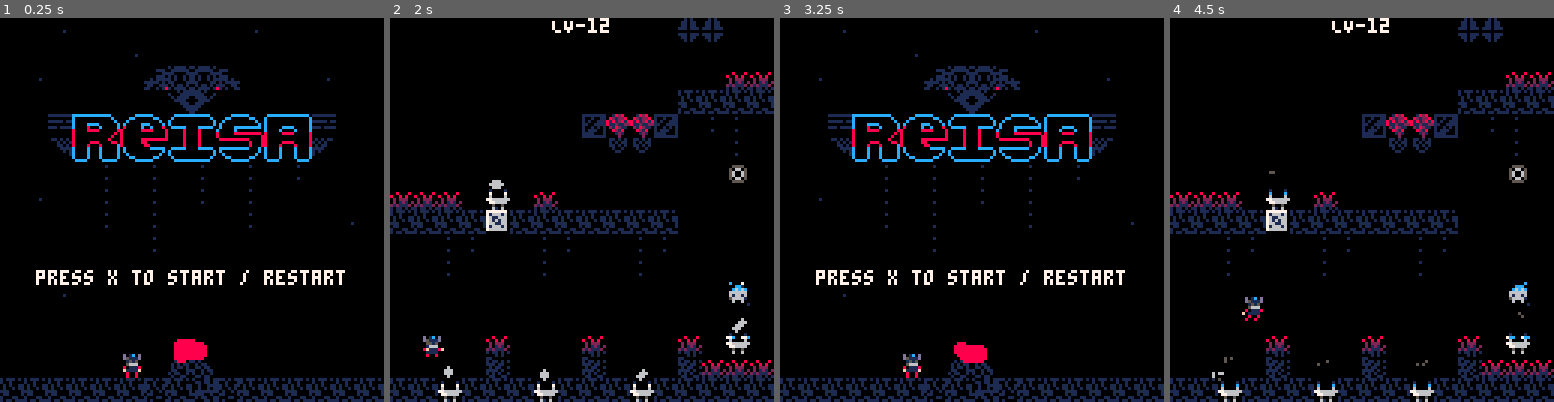
Above: before the commit, frames 1-4 (left to right).
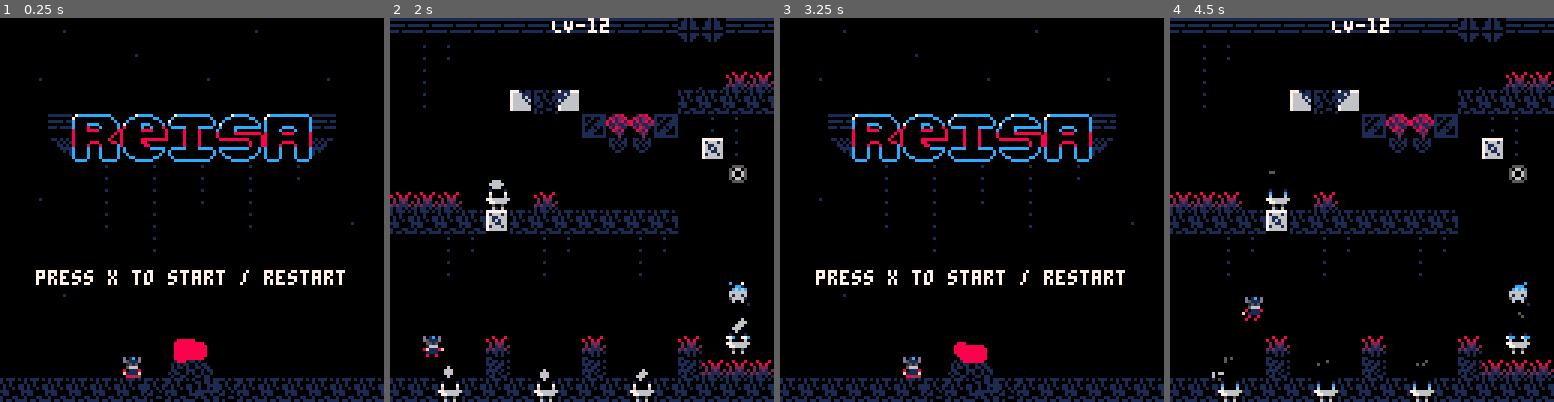
Above: after the commit, the same moments.

Repository: han-sen/pico-8-tests
Game: PICO-8 cartridge alkaline/platformer.p8
The game is run twice, just before and just after one commit, with the same random seed, the same clock (stepped at 60 frames per second) and the same inputs.
Inputs:
- Up to frame 1 (0.25 s): no input
- Up to frame 2 (2 s): tap X (X key) at 0.33, 1.07, 1.85 s; hold Right from 1.6 s (still down)
- Up to frame 3 (3.25 s): release Right at 2.1 s; hold Up 2.15-2.42 s; hold Right 2.47-3.03 s; tap X (X key) at 2.97 s; hold Left from 3.08 s (still down)
- Up to frame 4 (4.5 s): release Left at 3.58 s; hold Right from 4.02 s (still down); tap X (X key) at 4.08 s

The runs differ from the first frame. In frame 1, 1.4% of the frame differs, in the area x 18-71%, y 12-94%; in frame 2, 2.9%, in the area x 0-100%, y 0-37%; in frame 3, 1.4%; in frame 4, 2.9%.

Commit message:
finished level 12

Diff:
--- a/alkaline/platformer.p8
+++ b/alkaline/platformer.p8
@@ -81,14 +81,6 @@
 -- DEBUG OUTPUT
 function draw_debug()
 	print("LV-"..world.current_level, game_camera.cam_x + 54, game_camera.cam_y, 7)
-	-- print(fountains.loc[world.current_level].active, 128 * (world.current_level - 1), 20)
-	-- print(player.dx, 128 * (world.current_level - 1), 30)
-	-- print(#ghosts, 128 * (world.current_level - 1), 30)
-	-- print(#bullets, 128 * (world.current_level - 1), 30)
-	-- print(stat(0), 128 * (world.current_level - 1), 30)
-	-- print(stat(1), 128 * (world.current_level - 1), 40)
-	-- print(player.x, game_camera.cam_x, game_camera.cam_y + 16)
-	-- print(player.y, game_camera.cam_x, game_camera.cam_y + 32)
 end
 
 function update_game()
@@ -140,13 +132,13 @@
 0000ddd0766661107666666076666660766666600110000110001100010110010001101100000011110000005600006000080000556666600000000000011011
 0000000d000000000000000000000000000000000000000100001000100011011001000000000001100000006000000600000000000000000000000010010101
 0d01c0d00d01c0d00d01c0d0000000000d01c0d0000000000d01c0d00d01c0d00d01c0d00d01c0d000000000000000000d01c0d0000000000000000000000000
-0d5111d00d5111d00d5111d00d01c0d00d5111d00d01c0d00d5111d00d5111d00d5111d00d5111d00d0c00d00d00c0d00d5111d0000000000000000000000000
-0015150000151500001515000d5111d0001515000d5111d0001515000015150000151500001515000d1111d00d1111d000151500000000000000000000000000
-00566600005666000056660000551500005666000055150000566600005666000056660000566600005151000015150000566600000000000000000000000000
-08011180080111800801118000166600080111800016660008011180080111800801118008011180006665000056660008011180000000000000000000000000
-0f1111f000f111000f1111f008f1118ff011110008f1118f0f1111f000f111000f1111f00f1111f008011180080111800f1111f0000000000000000000000000
-008008000008020000200800001111000080080000111100008008000008020000200800008008000f1111f00f1111f000800800000000000000000000000000
-00800800000802000020080000800800080080000080080000200800000802000020080000800800008008000080080000800800000000000000000000000000
+0d5111d00d5111d00d5111d00d01c0d00d5111d00d01c0d00d5111d00d5111d00d5111d00d5111d00d0c00d00d00c0d00d5111d00d01c0d00000000000000000
+0015150000151500001515000d5111d0001515000d5111d0001515000015150000151500001515000d1111d00d1111d0001515000d5111d00000000000000000
+00566600005666000056660000551500005666000055150000566600005666000056660000566600005151000015150000566600001515000000000000000000
+08011180080111800801118000166600080111800016660008011180080111800801118008011180006665000056660008011180005666000000000000000000
+0f1111f000f111000f1111f008f1118ff011110008f1118f0f1111f000f111000f1111f00f1111f008011180080111800f1111f0080111800000000000000000
+008008000008020000200800001111000080080000111100008008000008020000200800008008000f1111f00f1111f0008008000f1111f00000000000000000
+00800800000802000020080000800800080080000080080000200800000802000020080000800800008008000080080000800800008858500000000000000000
 00000000000000000000000000000000000000000000000000000000000000000000000000000000000000000000000000000000000000000000000000000000
 00000000000000000000000000000000000000000000000000000000000000000000000000000000000000000000000000000000000000000000000000000000
 00000000000000000000000000000000000000000000000000000000000000000000000000000000000000000000000000000000000000000000000000000000
@@ -203,10 +195,10 @@
 00100001111001000000000000000000000000000000000000000000000000000000000000000000000000000000000000000000000000000000000000000000
 00011001100110000000000000000000000000000000000000000000000000000000000000000000000000000000000000000000000000000000000000000000
 00000111111000000000000000000000000000000000000000000000000000000000000000000000000000000000000000000000000000000000000000000000
-ccccccccccccc00000000cccccc0000000cccccccccccc0000000cccccc000000cccccccccccccc0000000000000000000000000000000000000000000000000
-c000000000000c00000cc000000cc0000c000000000000c0000cc000000cc000c00000000000000c000000000000000000000000000000000000000000000000
-c0000000000000c000c0000000000c00c00000000000000c00c0000000000c00c00000000000000c000000000000000000000000000000000000000000000000
-c0000cccc000000c0c00000ccc0000c0c00000000000000c0c000000000000c0c00000000000000c000000000000000000000000000000000000000000000000
+07ccccccccccc000000007ccccc00000007ccccccccccc00000007ccccc0000007ccccccccccccc0000000000000000000000000000000000000000000000000
+7000000000000c00000cc000000cc0000c000000000000c0000cc000000cc000700000000000000c000000000000000000000000000000000000000000000000
+c0000000000000c000c0000000000c00700000000000000c00c0000000000c00c00000000000000c000000000000000000000000000000000000000000000000
+c0000cccc000000c0700000ccc0000c0c00000000000000c07000000000000c0c00000000000000c000000000000000000000000000000000000000000000000
 c00008000c00000c0800000c00c000800ccccc0000ccccc00c0000ccccccccc0c00000cccc00000c000000000000000000000000000000000000000000000000
 800008888000000880000008888000080000080000800000c00000c000000000c0000c0000c0000c000000000000000000000000000000000000000000000000
 80000000000000808000000000000008000008000080000080000088888888808000008888000008000000000000000000000000000000000000000000000000
@@ -239,12 +231,12 @@
 0e0e0e0e0e0e0e0e0e0e220e02020e22000000000000000000003432310a0a0a000000006400000300006400000000030a000000000a202020202020640000030a000000330000850000851c001c000a0000000d643f383f0d0d0d00000d00000a0000000a80810a000000000000000a00000000000000000000000000000000
 111211121112111211121112111211120a0a0a0a0a0a0a0a0a0a0a0a0a0a0a0a0a0a0a000c00000300000c00000000030a000000640a0a0a0a0a0a0a0a0a0a0a0a000034310000860202861c001c200a0000000d3f3f383f200d0d02020d00000a00000f3f90913f0f0000000000000a00000000010000000000000000000000
 0a0a0a0a0a0a0a0a0a0a0a0a0a0a0a0a0a0a0a0a0a0a0a0a0a0a0a0a0a0a0a0a0a0a0a202020202020202020202020200a0a0a0a0a0a0a0a0a0a0a0a0a0a0a0a0a11111111111111111111111111110a0a0a0a0a0a0a0a0a0a0a0a0a0a0a0a0a0b12123412121212331212121264120b0a0a0a0a0a0a0a0a0a0a0a0a0a0a0a64
-0a0a0a0a0a0a0a0a0a0a0e0e0a0a0a0a000000980a0f0f0a0a0f0f0a99000000878b0e8b8c22222222222222222222870000000000000000000000008e8e000000000000000000000000000000000000000000000000000000000000000000000000000000000000000000000000000000000d000000000000000d0000000000
-0a27283e0000000000390c0c3a00000a0000000d00000022220000000d000000870e0e9b2222002200002222220022870000000000000000000000000000000000000000000000000000000000000000000000000000000000000000000000000000000000000000000000000000000000000000000d00000000000000000000
-0a380a0000202020000002020000000a0d00000000000022220000000000000d878b8c2270000000710202710000008700000000000000000000000000002020000000000000000000000000000000000000000000000000000000000000000000000000000000000000000000000000000d00000000131b1b140000000d0000
-0a0a0a00008d8d8d000012120000000a00000000000d121212120d0000000000879b2270000000000c92920c000021870000000000000000000000000a0a0a0a00000000000000000000000000000000000000000000000000000000000000000000000000000000000000000000000000000000000000393a00000000000000
+0a0a0a0a0a0a0a0a0a0a0e0e0a0a0a0a000000980a0f0f0a0a0f0f0a99000000878b0e8b8c22222222222222222222879292929292929292929292928e8e929200000000000000000000000000000000000000000000000000000000000000000000000000000000000000000000000000000d000000000000000d0000000000
+0a27283e0000000000390c0c3a00000a0000000d00000022220000000d000000870e0e9b2222002200002222220022870022220000000000000000000000000000000000000000000000000000000000000000000000000000000000000000000000000000000000000000000000000000000000000d00000000000000000000
+0a380a0000202020000002020000000a0d00000000000022220000000000000d878b8c2270000000710202710000008700220000000000000000000002022020000000000000000000000000000000000000000000000000000000000000000000000000000000000000000000000000000d0000000000000d000000000d0000
+0a0a0a00008d8d8d000012120000000a00000000000d121212120d0000000000879b2270000000000c92920c000021870022000000330b34000000000a0a0a0a00000000000000000000000000000000000000000000000000000000000000000000000000000000000000000000000000000000000000000000000000000000
 0a22220000000000000000000000000a0000000d000000808100000a0b200d000a22700000000000000000000000008700000000000000000f71710f00222200000000000000000000000000000000000000000000000000000000000000000000000000000000000000000000000000000092c0c1c2c3c4c5c6c7c8c9920000
-0a222200000000000000000000008a0a000d00000000009091000027283e0000877000000000000000000000000000870000000000000000000c0c0000002200000000000000000000000000000000000000000000000000000000000000000000000000000000000000000000000000000094d0d1d2d3d4d5d6d7d8d93e0000
+0a222200000000000000000000008a0a000d00000000009091000027283e0000877000000000000000000000000000870000000000000000000c0c00008a2200000000000000000000000000000000000000000000000000000000000000000000000000000000000000000000000000000094d0d1d2d3d4d5d6d7d8d93e0000
 0a220000008a000000008a000000000a00000000000000000000213f0b000000870000000000000000000012120000870000000000000000000000000000000000000000000000000000000000000000000000000000000000000000000000000000000000000000000000000000000000000000220022002200220022000000
 0a00000a0a0a0a0a0a0a0a0a0a0a8a0a000000000d0000010000000b3f0d00128700000000006000000000000000008720202000640020000000000000000000000000000000000000000000000000000000000000000000000000000000000000000000000000000000000000000000000d0000220022002200220000000000
 0a000000000000000000000022223c0a00006000000000000000000b000000008700000000000f0000000000000000870a0a0a0a8a0a0a0a0a0a0a0a0000000000000000000000000000000000000000000000000000000000000000000000000000000000000000000000000000000000000000220022000000220000000d00
@@ -253,7 +245,7 @@
 0a0000000000000000008a000000000a00000000000d000f0f00000000000020871200000087120000218700000060870000000000000000000000000000010000000000000000000000000000000000000000000000000000000000000000000000000000000000000000000000000000000d00000000000000000000000000
 0a00000000000000000000000000000a000000000000000e0e00000000121212870000000087000000008701000003870000000000000000000000000000000000000000000000000000000000000000000000000000000000000000000000000000000000000000000000000000000000000000000000000000000000000000
 0a0000008a0000008a0000000000000a000000000000000f0f00000202000000870000001287000000008712000003870000000020000000200000002000600000000000000000000000000000000000000000000000000000000000000000000000000000000000000000000000000000000000000000000000000000000000
-0a00008a00000100008a00000000640a00000f006400000e0e00008282000000870000002087202020208720202020870000000087000000870000008720202000000000000000000000000000000000000000000000000000000000000000000000000000000000000000000000000000000000004c00a5a600000000000000
+0a00008a00000100008a00000000640a00000f006400000e0e00008282000000870000002087202020208720202020870000000087000000870000008720202000000000000000000000000000000000000000000000000000000000000000000000000000000000000000000000000000000000004d00a5a600000000000000
 0a0a0a0a8a0f0f0f8a0a0a0a0a0a0a0a0a0a0f202020200f0f20200303202020341b1b1b1b1b1b1b1b1b1b1b1b1b1b330a0a640a0a0a640a0a0a640a0a0a0a0a0a0a0a0a0a0a0a0a0a0a0a0a0a0a0a0a0a0a0a0a0a0a0a0a0a0a0a0a0a0a0a0a0a0a0a0a0a0a0a0a0a0a0a0a0a0a0a0a0a0a0a0a0a0a0b0a370b0a0a0a0a0a0a
 
 
--- a/alkaline/src/menu.lua
+++ b/alkaline/src/menu.lua
@@ -13,5 +13,6 @@
     draw_fx()
     -- rect(0, 0, 127, 127, 1) -- bg color
     -- rectfill(0, 60, 127, 80, 1) -- text bar
+    print("press x to start / restart", 13, 85, 0)
     print("press x to start / restart", 12, 84, 7)
 end
Not shown, changed: the music (__music__) section of alkaline/platformer.p8
Not shown, changed: the sound effects (__sfx__) section of alkaline/platformer.p8
